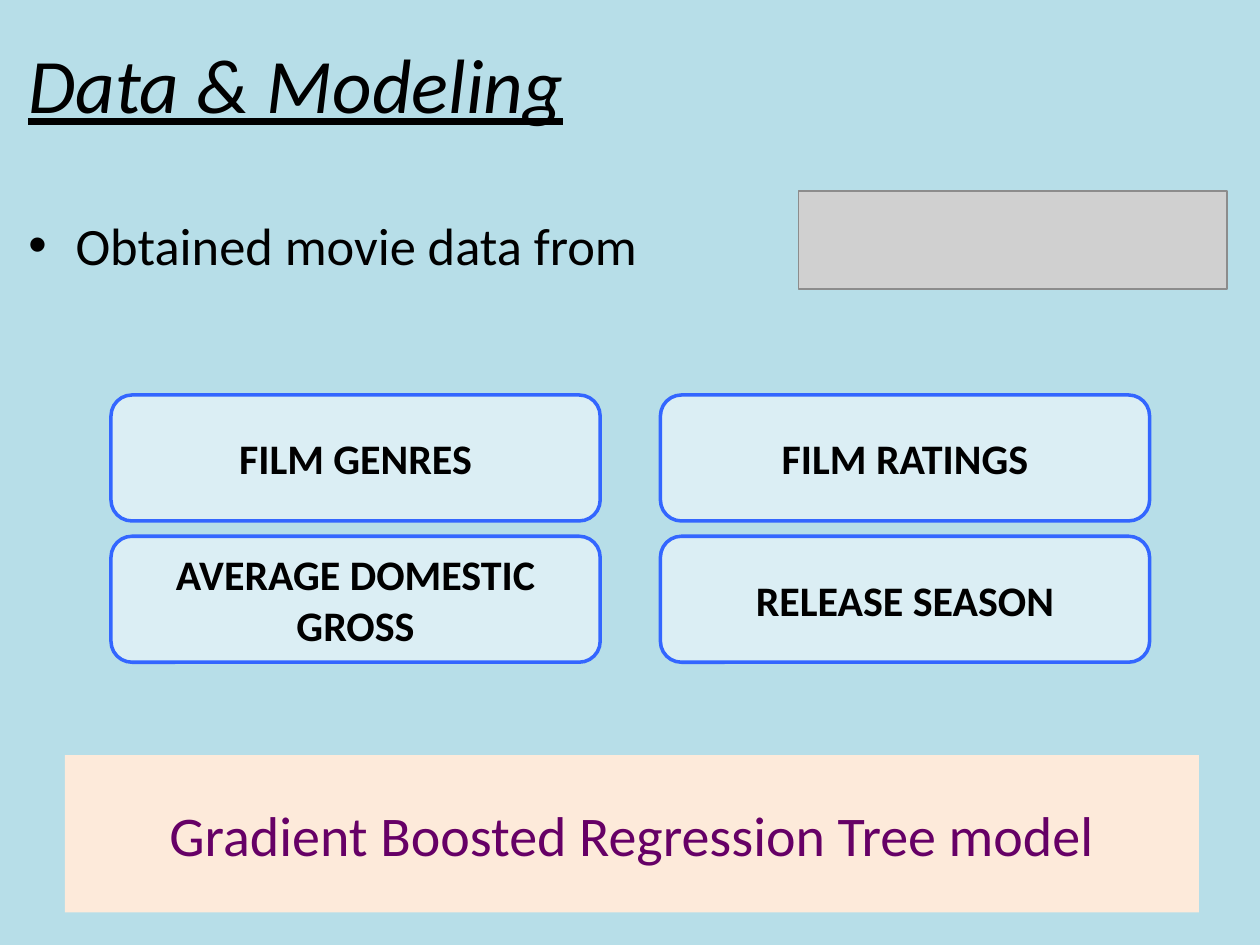
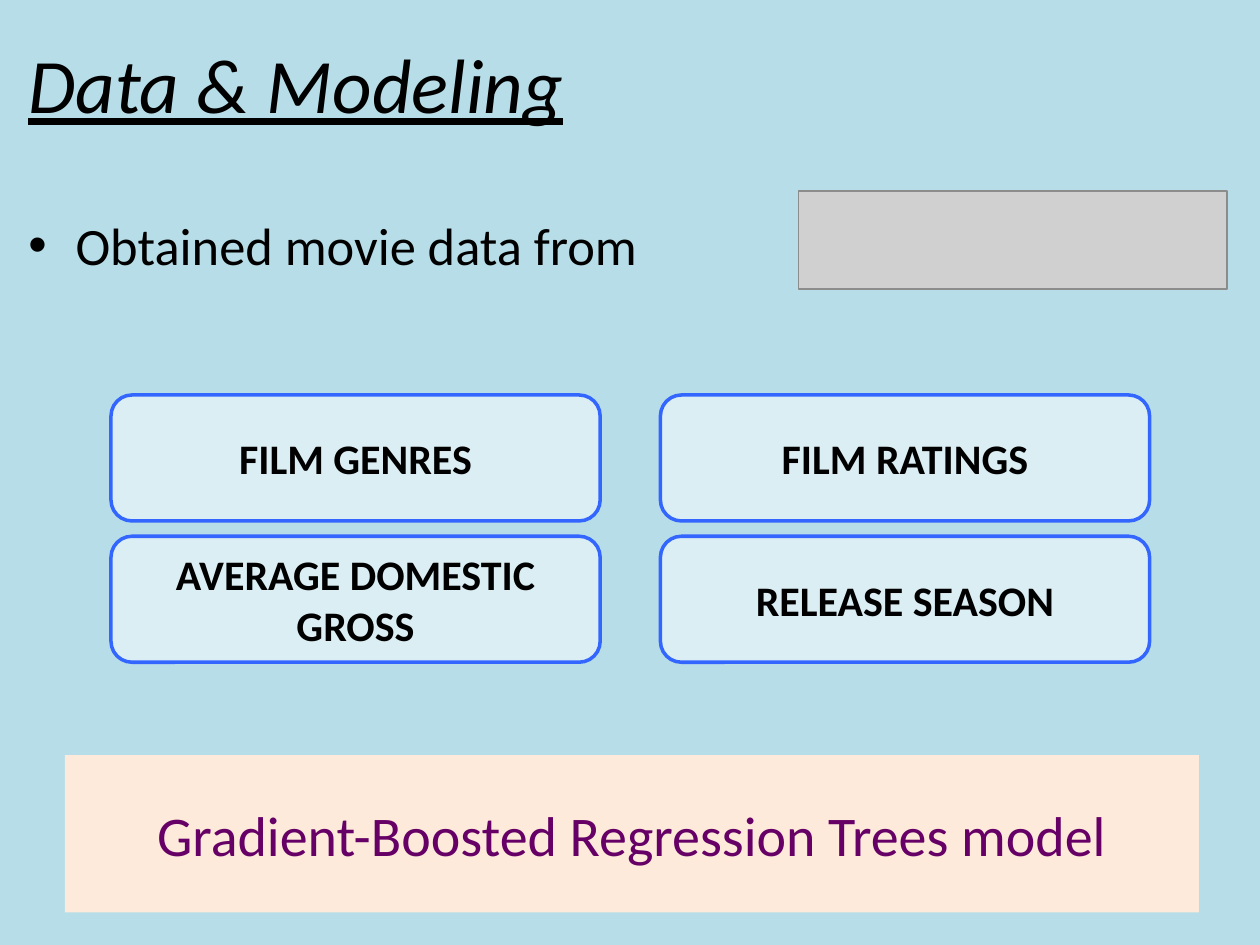
Before and after one commit to karmacelina/predicting_movie_widest_release, a slide deck: slide 3 of Luther_presentation.pptx. Drawn at 1260x945 pixels with LibreOffice and Linux fonts; fonts in the diff are those of the drawing; grey boxes stand for pictures. Boxes give left, top, right and bottom in pixels: in the first picture for what was removed or moved away, otherwise in the second. Text is boxed around its words. In the diff, an @@ line names an element or a change of style, - is before the commit and + after.

```diff
--- a/Luther_presentation.pptx
+++ b/Luther_presentation.pptx
@@ text in rectangle at (x1=157, y1=817, x2=1105, y2=866): text changed @@
-Gradient Boosted Regression Tree model
+Gradient-Boosted Regression Trees model
```
